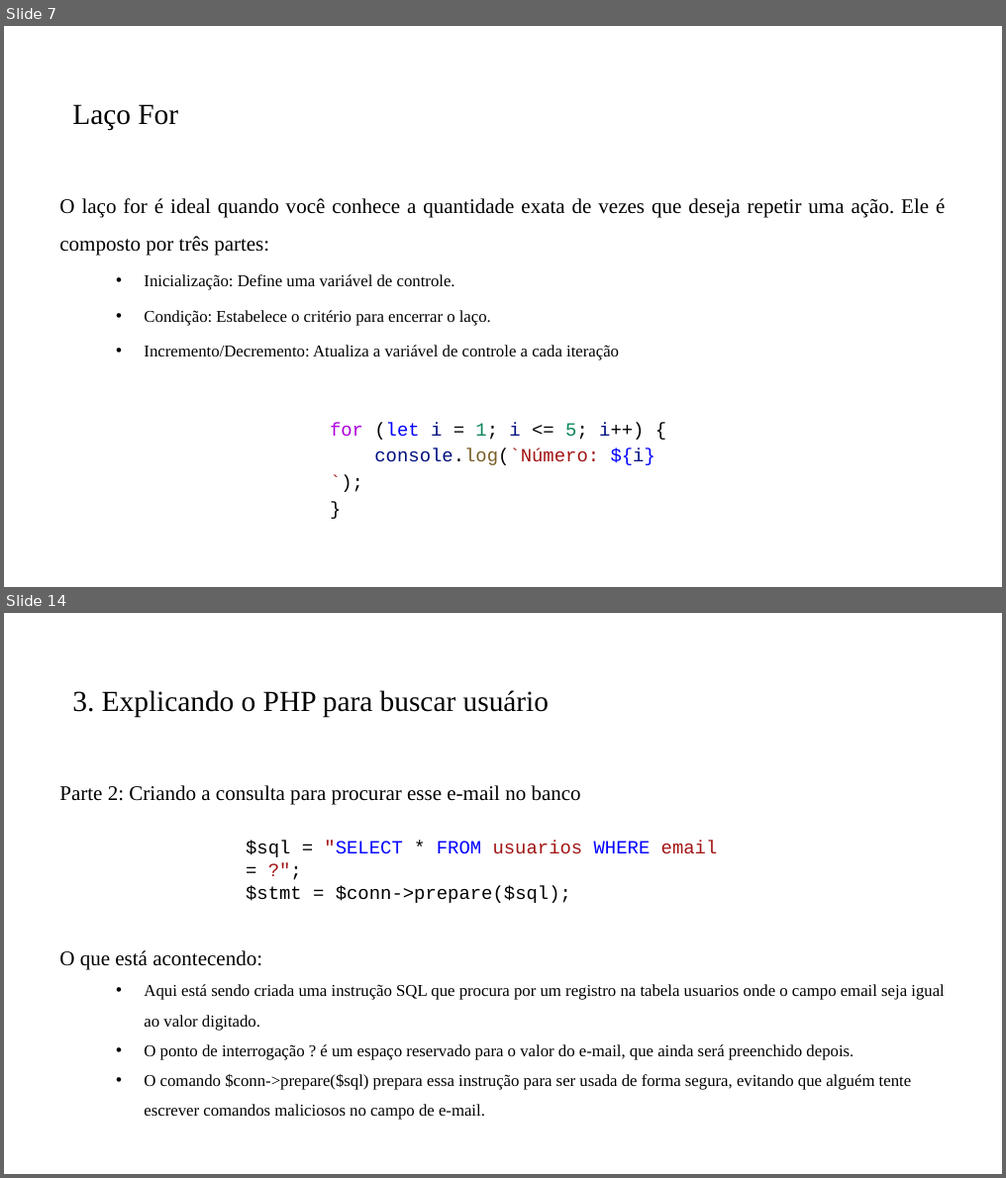
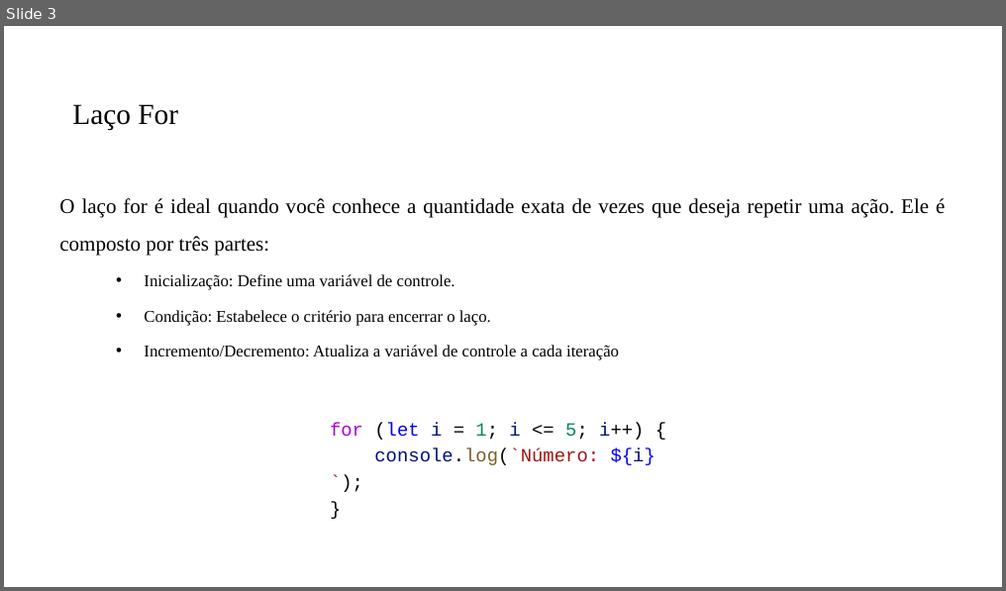
Before and after one commit to PedroMiho/UMC, a slide deck: Lógica e Programação/Módulo 04 - PHP/Aula 20 - Estrutura de Repetição/2 - processaNota/VerificarCadastro.pptx. Shown one above the other, each under a label of ours: slides 7 and 14 before the commit, slide 3 after it; the slides between them are not shown. The pictures are 1006x1178 and 1006x591 pixels, drawn with LibreOffice and Linux fonts; fonts in the diff are those of the drawing; background and template pictures are left out. Boxes give left, top, right and bottom in pixels: in the first picture for what was removed or moved away, otherwise in the second. Text is boxed around its words. In the diff, an @@ line names an element or a change of style, - is before the commit and + after.

```diff
--- a/Lógica e Programação/Módulo 04 - PHP/Aula 20 - Estrutura de Repetição/2 - processaNota/VerificarCadastro.pptx
+++ b/Lógica e Programação/Módulo 04 - PHP/Aula 20 - Estrutura de Repetição/2 - processaNota/VerificarCadastro.pptx
@@ slide 14 removed at box(4, 613, 1002, 1174), background #FFFFFF @@
@@ title removed at box(72, 690, 548, 718) @@
-3. Explicando o PHP para buscar usuário
@@ text removed at box(59, 785, 581, 805) @@
-Parte 2: Criando a consulta para procurar esse e-mail no banco
@@ text removed at box(246, 841, 718, 903) @@
-$sql = "SELECT * FROM usuarios WHERE email = ?";
-$stmt = $conn->prepare($sql);
@@ text removed at box(59, 951, 944, 1120) @@
-O que está acontecendo:
-  • Aqui está sendo criada uma instrução SQL que procura por um registro na tabela usuarios onde o campo email seja igual ao valor digitado.
-  • O ponto de interrogação ? é um espaço reservado para o valor do e-mail, que ainda será preenchido depois.
-  • O comando $conn->prepare($sql) prepara essa instrução para ser usada de forma segura, evitando que alguém tente escrever comandos maliciosos no campo de e-mail.
@@ what was slide 7 is now slide 3 @@
```
Also in this commit, not shown: 2 slides changed, 16 other slides removed, 2 other files.
